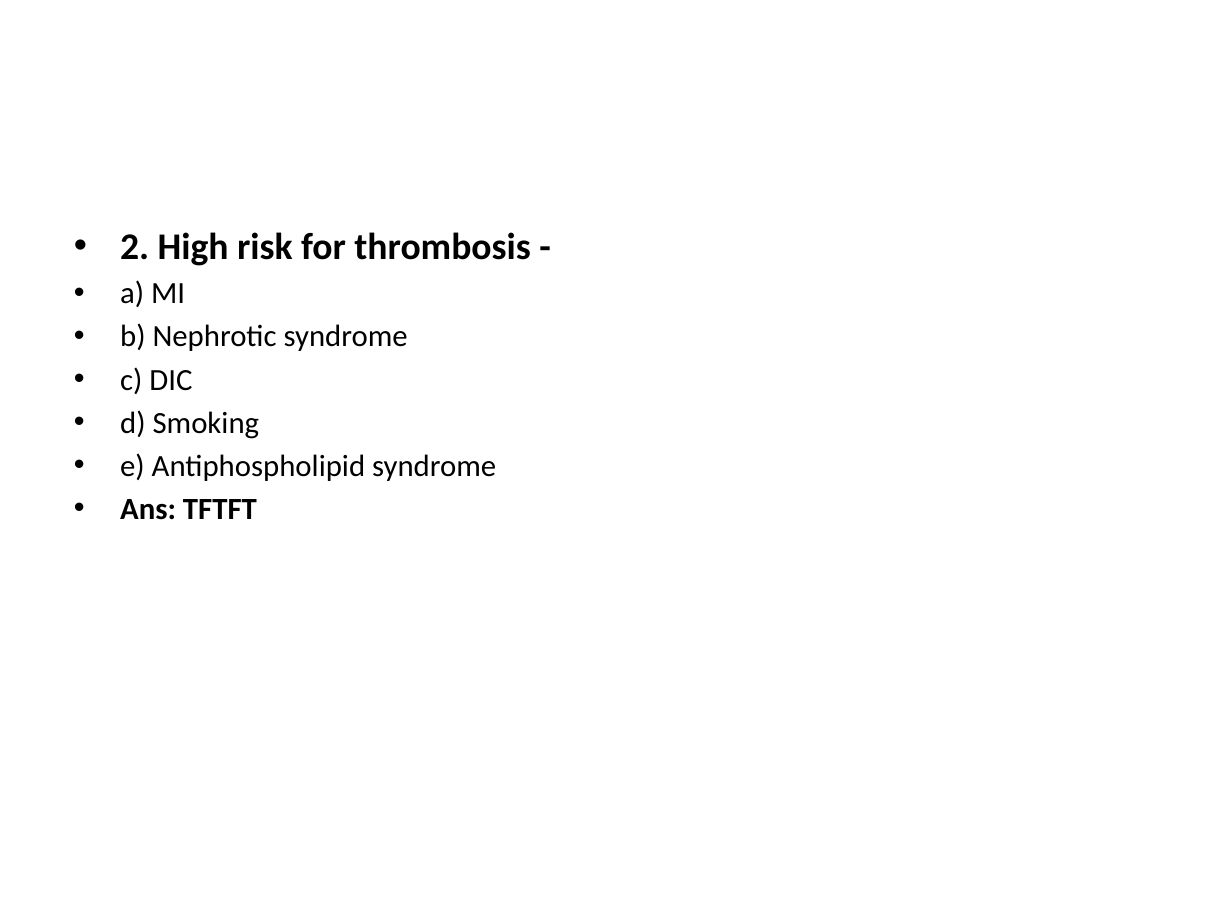
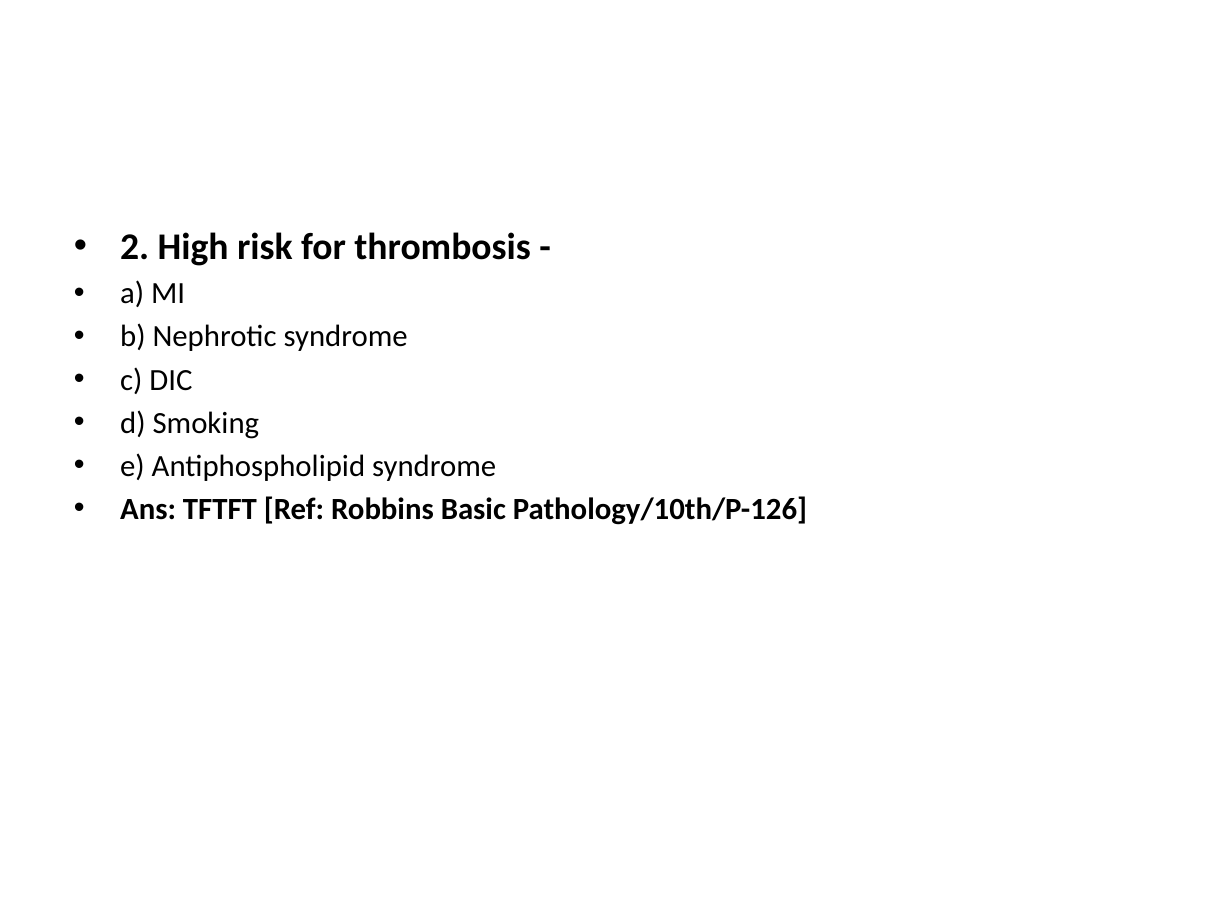
Before and after one commit to jahirulislammolla/exam_power_point, a slide deck: slide 3 of Cell_Injury___Adaptation__Inflammation___Healing___Hemodynamic_Exam__Gynae_July_25__C.pptx. Drawn at 1232x924 pixels with LibreOffice and Linux fonts; fonts in the diff are those of the drawing. Boxes give left, top, right and bottom in pixels: in the first picture for what was removed or moved away, otherwise in the second. Text is boxed around its words. In the diff, an @@ line names an element or a change of style, - is before the commit and + after.

```diff
--- a/Cell_Injury___Adaptation__Inflammation___Healing___Hemodynamic_Exam__Gynae_July_25__C.pptx
+++ b/Cell_Injury___Adaptation__Inflammation___Healing___Hemodynamic_Exam__Gynae_July_25__C.pptx
@@ text at (120, 496, 807, 525): text changed @@
-• Ans: TFTFT
+• Ans: TFTFT [Ref: Robbins Basic Pathology/10th/P-126]
```
Also in this commit, not shown: 90 other slides changed, 11 other files.
